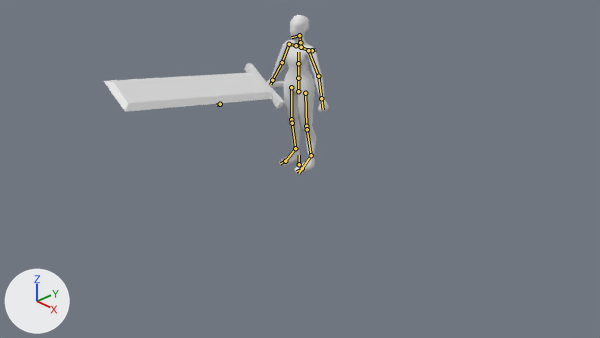
A saved change to the Blender file female_warrior_2.blend.
The view is the same before and after, from the file's camera 'Camera'. The axes (+X, +Y, +Z) are drawn at lower left. The lights are the same throughout. The bones that bend it are drawn over the model as lines.

In view in the first picture: 'GreatSword', 'Hunter'.
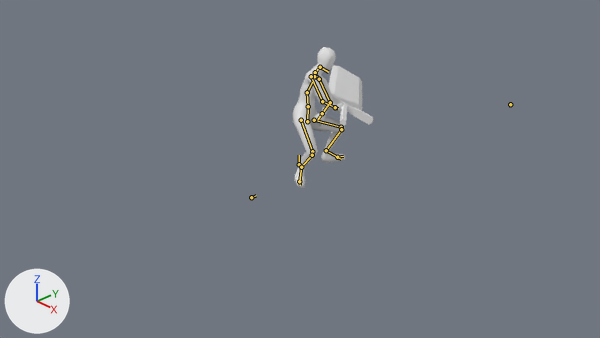
The newer file adds an action. The first version stands in its rest pose; the second is drawn at frame 20 of the action 'Attack2'.

Where the change shows, as pixel boxes [x1, y1, x2, y2] in the pictures (600 x 338 px):
'GreatSword', posed: before [104, 63, 284, 112]; after [328, 65, 373, 126]
'Hunter', posed (16% narrower, 11% shorter): before [267, 15, 329, 174]; after [293, 47, 345, 188]
bone 'Elbow.ik.R', root to tip: before (312, 50) to (315, 49); after (251, 197) to (256, 195)
bone 'Knee.ik.L', root to tip: before (220, 104) to (216, 105); after (510, 104) to (508, 105)
bone 'Toe.R', root to tip: before (285, 161) to (280, 163); after (299, 181) to (300, 185)
bone 'Toe.L', root to tip: before (302, 168) to (296, 171); after (337, 157) to (343, 156)
bone 'Hand.R', root to tip: before (272, 80) to (270, 84); after (335, 107) to (338, 108)

Diff of the bpy script that builds the scene:
```diff
--- a/female_warrior_2.blend.py
+++ b/female_warrior_2.blend.py
@@ bone_elbow_ik_l @@
 bone_elbow_ik_l = bpy.data.objects['Armature'].pose.bones['Elbow.ik.L']
-bone_elbow_ik_l.location = (0.0, 0.0, 0.0)
+bone_elbow_ik_l.location = (-0.515, 0.887, -0.571)
@@ bone_elbow_ik_r @@
 bone_elbow_ik_r = bpy.data.objects['Armature'].pose.bones['Elbow.ik.R']
-bone_elbow_ik_r.location = (0.0, 0.0, 0.0)
+bone_elbow_ik_r.location = (1.824, -2.651, -0.571)
@@ bone_knee_ik_l @@
 bone_knee_ik_l = bpy.data.objects['Armature'].pose.bones['Knee.ik.L']
-bone_knee_ik_l.location = (0.0, 0.0, 0.0)
+bone_knee_ik_l.location = (-1.424, -3.972, -0.563)
@@ bone_knee_ik_r @@
 bone_knee_ik_r = bpy.data.objects['Armature'].pose.bones['Knee.ik.R']
-bone_knee_ik_r.location = (0.0, 0.0, 0.0)
+bone_knee_ik_r.location = (-1.827, -0.788, -0.745)
@@ bone_toe_r @@
 bone_toe_r = bpy.data.objects['Armature'].pose.bones['Toe.R']  # child of 'Root'
-bone_toe_r.location = (0.0, 0.0, 0.0)
-bone_toe_r.rotation_quaternion = (1.0, 0.0, 0.0, 0.0)  # degrees (0, 0, 0)
+bone_toe_r.location = (-0.627, 0.305, 0.089)
+bone_toe_r.rotation_quaternion = (-0.82, -0.097, 0.144, -0.391)  # degrees (3, -21, 50)
@@ bone_toe_l @@
 bone_toe_l = bpy.data.objects['Armature'].pose.bones['Toe.L']  # child of 'Root'
-bone_toe_l.location = (0.0, 0.0, 0.0)
-bone_toe_l.rotation_quaternion = (1.0, 0.0, 0.0, 0.0)  # degrees (0, 0, 0)
+bone_toe_l.location = (-0.064, -0.617, -0.059)
+bone_toe_l.rotation_quaternion = (-0.153, 0.042, 0.06, -0.88)  # degrees (-8, 4, 160)
@@ bone_hand_ik_l @@
 bone_hand_ik_l = bpy.data.objects['Armature'].pose.bones['Hand.ik.L']  # child of 'Root'
-bone_hand_ik_l.location = (0.0, 0.0, 0.0)
+bone_hand_ik_l.location = (0.035, 0.183, -0.003)
@@ bone_hand_ik_r @@
 bone_hand_ik_r = bpy.data.objects['Armature'].pose.bones['Hand.ik.R']  # child of 'Root'
-bone_hand_ik_r.location = (0.0, 0.0, 0.0)
+bone_hand_ik_r.location = (-0.962, -0.263, -0.154)
@@ bone_spin0 @@
 bone_spin0 = bpy.data.objects['Armature'].pose.bones['Spin0']  # child of 'Root'
-bone_spin0.location = (0.0, 0.0, 0.0)
-bone_spin0.rotation_quaternion = (1.0, 0.0, 0.0, 0.0)  # degrees (0, 0, 0)
+bone_spin0.location = (0.285, -0.114, -0.295)
+bone_spin0.rotation_quaternion = (-0.56, 0.169, -0.019, -0.629)  # degrees (-14, 18, 94)
@@ bone_cspine @@
 bone_cspine = bpy.data.objects['Armature'].pose.bones['cSpine']  # child of 'Spin0'
-bone_cspine.location = (0.0, 0.0, 0.0)
-bone_cspine.rotation_quaternion = (1.0, 0.0, 0.0, 0.0)  # degrees (0, 0, 0)
+bone_cspine.location = (-0.061, -0.029, -0.054)
+bone_cspine.rotation_quaternion = (0.95, 0.238, 0.062, 0.184)  # degrees (28, 2, 22)
@@ bone_hand_r @@
 bone_hand_r = bpy.data.objects['Armature'].pose.bones['Hand.R']  # child of 'Forarm.R'
-bone_hand_r.rotation_quaternion = (1.0, 0.0, 0.0, 0.0)  # degrees (0, 0, 0)
+bone_hand_r.rotation_quaternion = (0.992, 0.115, -0.046, 0.015)  # degrees (13, -5, 1)
@@ bone_weapon_r @@
 bone_weapon_r = bpy.data.objects['Armature'].pose.bones['Weapon.R']
-bone_weapon_r.location = (0.0, 0.0, 0.0)
-bone_weapon_r.rotation_quaternion = (1.0, 0.0, 0.0, 0.0)  # degrees (0, 0, 0)
+bone_weapon_r.location = (-0.246, -0.334, -1.012)
+bone_weapon_r.rotation_quaternion = (0.144, 0.111, -0.319, -0.935)  # degrees (39, 7, -160)
```
